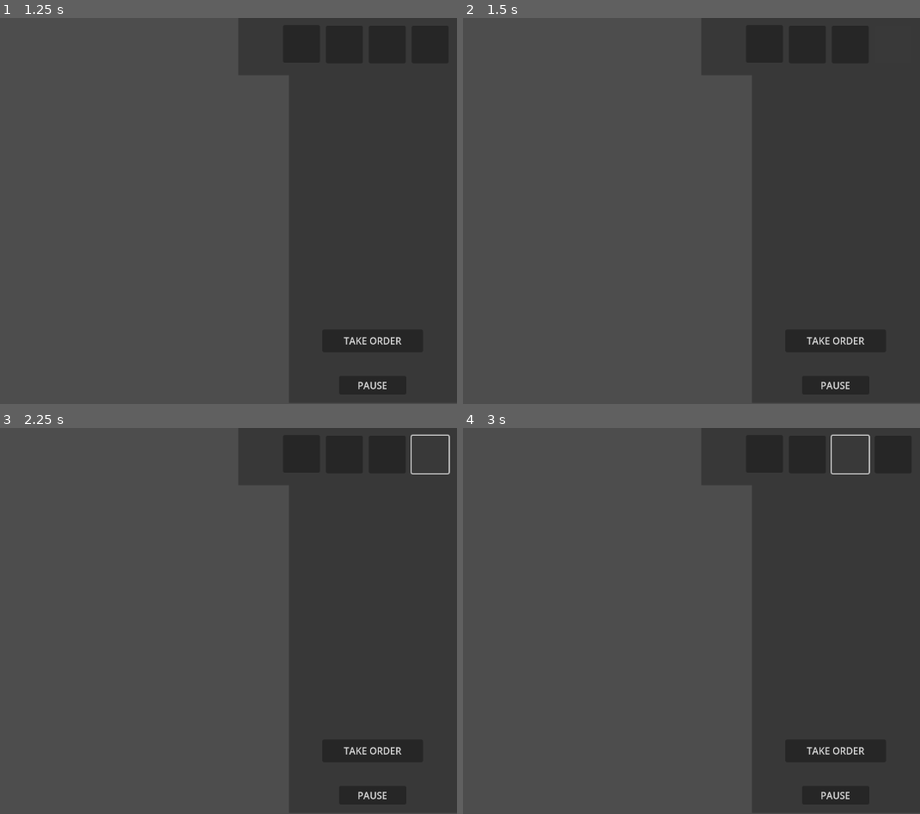
Above: before the commit, frames 1-4 (two rows, left to right).
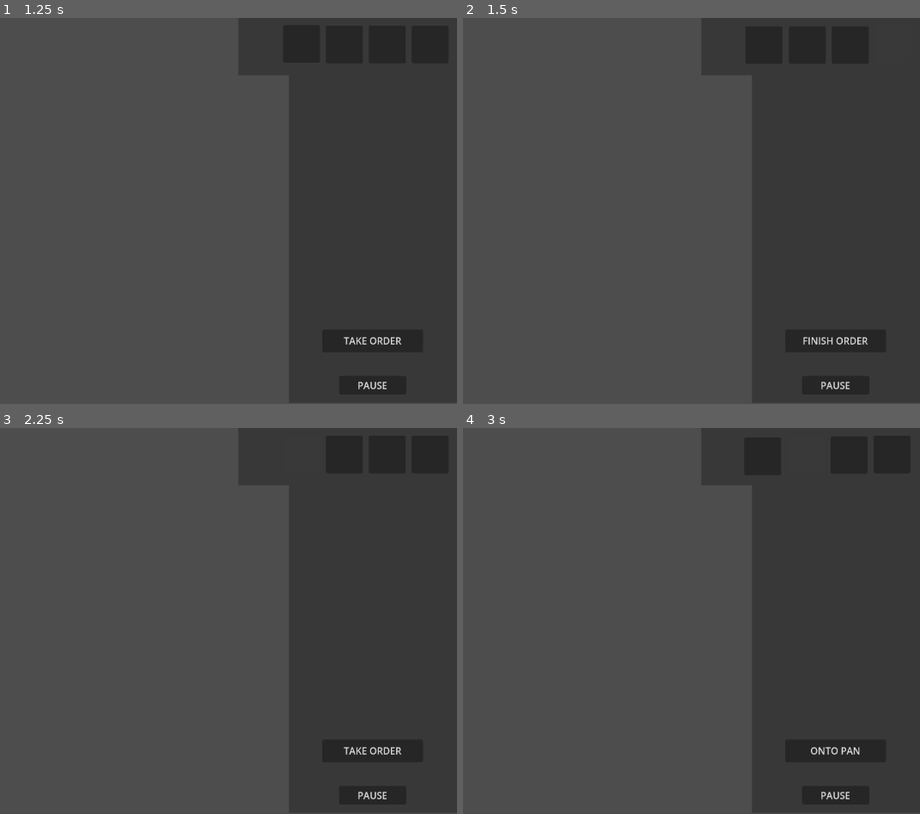
Above: after the commit, the same moments.

Repository: trishadar/PapasRotiria
Game: Godot game, scene res://main.tscn
Two runs of this game, one before a commit and one after it. Both use one fixed random seed, a clock stepped at 60 frames per second and the inputs below.
Inputs (mouse positions are in pixels of both pictures, inside the frame that each line leads up to; where the layout moved, square brackets give the same spot in the first picture):
- Up to frame 1 (1.25 s): click "START GAME" at 0.5 s
- Up to frame 2 (1.5 s): click (892, 45) at 1.25 s
- Up to frame 3 (2.25 s): click (301, 455) [429, 455] at 2 s
- Up to frame 4 (3 s): click (805, 455) [851, 455] at 2.75 s

Frame 1 is identical in both runs. In frame 2, 0.2% of the frame differs, in the area x 74-89%, y 82-85%; in frame 3, 0.1%; in frame 4, 0.3%, in the area x 75-90%, y 1-85%.

Commit message:
hfdgvzsdgds

Diff:
--- /dev/null
+++ b/project/cook.gd
@@ -0,0 +1,16 @@
+extends Node2D
+
+func _on_order_button_pressed() -> void:
+	get_tree().change_scene_to_file("res://order.tscn")
+
+
+func _on_roll_button_pressed() -> void:
+	get_tree().change_scene_to_file("res://roll.tscn")
+
+
+func _on_cook_button_pressed() -> void:
+	get_tree().change_scene_to_file("res://cook.tscn")
+
+
+func _on_curry_button_pressed() -> void:
+	get_tree().change_scene_to_file("res://curry.tscn")
--- a/project/cook.tscn
+++ b/project/cook.tscn
@@ -1,3 +1,64 @@
-[gd_scene format=3 uid="uid://cus2uri4avjoi"]
+[gd_scene load_steps=3 format=3 uid="uid://cus2uri4avjoi"]
+
+[ext_resource type="Script" uid="uid://8s3t3it0dyfn" path="res://cook.gd" id="1_6u6uf"]
+
+[sub_resource type="CanvasTexture" id="CanvasTexture_pupwl"]
 
 [node name="cook" type="Node2D"]
+script = ExtResource("1_6u6uf")
+
+[node name="orderButton" type="Button" parent="."]
+offset_left = 858.0
+offset_top = 16.0
+offset_right = 920.0
+offset_bottom = 79.0
+
+[node name="rollButton" type="Button" parent="."]
+offset_left = 929.0
+offset_top = 15.0
+offset_right = 991.0
+offset_bottom = 78.0
+
+[node name="cookButton" type="Button" parent="."]
+offset_left = 1004.0
+offset_top = 14.0
+offset_right = 1066.0
+offset_bottom = 77.0
+
+[node name="curryButton" type="Button" parent="."]
+offset_left = 1076.0
+offset_top = 13.0
+offset_right = 1138.0
+offset_bottom = 76.0
+
+[node name="takeOrderButton" type="Button" parent="."]
+offset_left = 926.0
+offset_top = 523.0
+offset_right = 1095.0
+offset_bottom = 561.0
+
+[node name="pauseButton" type="Button" parent="."]
+offset_left = 954.0
+offset_top = 601.0
+offset_right = 1067.0
+offset_bottom = 632.0
+text = "PAUSE"
+
+[node name="Sprite2D" type="Sprite2D" parent="."]
+modulate = Color(0.219501, 0.219501, 0.219501, 1)
+z_index = -5
+position = Vector2(1011, 370.568)
+scale = Vector2(-282.818, 551.227)
+texture = SubResource("CanvasTexture_pupwl")
+
+[node name="Sprite2D2" type="Sprite2D" parent="."]
+modulate = Color(0.219501, 0.219501, 0.219501, 1)
+z_index = -5
+position = Vector2(968.727, 48.2955)
+scale = Vector2(-367.364, 95.7728)
+texture = SubResource("CanvasTexture_pupwl")
+
+[connection signal="pressed" from="orderButton" to="." method="_on_order_button_pressed"]
+[connection signal="pressed" from="rollButton" to="." method="_on_roll_button_pressed"]
+[connection signal="pressed" from="cookButton" to="." method="_on_cook_button_pressed"]
+[connection signal="pressed" from="curryButton" to="." method="_on_curry_button_pressed"]
--- /dev/null
+++ b/project/curry.gd
@@ -0,0 +1,16 @@
+extends Node2D
+
+func _on_order_button_pressed() -> void:
+	get_tree().change_scene_to_file("res://order.tscn")
+
+
+func _on_roll_button_pressed() -> void:
+	get_tree().change_scene_to_file("res://roll.tscn")
+
+
+func _on_cook_button_pressed() -> void:
+	get_tree().change_scene_to_file("res://cook.tscn")
+
+
+func _on_curry_button_pressed() -> void:
+	get_tree().change_scene_to_file("res://curry.tscn")
--- a/project/curry.tscn
+++ b/project/curry.tscn
@@ -1,39 +1,42 @@
-[gd_scene load_steps=2 format=3 uid="uid://bn7aqby5pen6l"]
+[gd_scene load_steps=3 format=3 uid="uid://bn7aqby5pen6l"]
+
+[ext_resource type="Script" uid="uid://dm1rn3g01ksdo" path="res://curry.gd" id="1_kx0aq"]
 
 [sub_resource type="CanvasTexture" id="CanvasTexture_uvy32"]
 
 [node name="curry" type="Node2D"]
+script = ExtResource("1_kx0aq")
 
 [node name="orderButton" type="Button" parent="."]
-offset_left = 1076.0
-offset_top = 13.0
-offset_right = 1138.0
-offset_bottom = 76.0
+offset_left = 859.0
+offset_top = 14.0
+offset_right = 921.0
+offset_bottom = 77.0
 
 [node name="rollButton" type="Button" parent="."]
-offset_left = 1004.0
-offset_top = 13.0
-offset_right = 1066.0
-offset_bottom = 76.0
+offset_left = 932.0
+offset_top = 14.0
+offset_right = 994.0
+offset_bottom = 77.0
 
 [node name="cookButton" type="Button" parent="."]
-offset_left = 932.0
-offset_top = 13.0
-offset_right = 994.0
-offset_bottom = 76.0
+offset_left = 1004.0
+offset_top = 14.0
+offset_right = 1066.0
+offset_bottom = 77.0
 
 [node name="curryButton" type="Button" parent="."]
-offset_left = 860.0
-offset_top = 12.0
-offset_right = 922.0
-offset_bottom = 75.0
+offset_left = 1076.0
+offset_top = 11.0
+offset_right = 1138.0
+offset_bottom = 74.0
 
 [node name="takeOrderButton" type="Button" parent="."]
 offset_left = 926.0
 offset_top = 523.0
 offset_right = 1095.0
 offset_bottom = 561.0
-text = "TAKE ORDER"
+text = "FINISH ORDER"
 
 [node name="pauseButton" type="Button" parent="."]
 offset_left = 954.0
@@ -55,3 +58,8 @@
 position = Vector2(968.727, 48.2955)
 scale = Vector2(-367.364, 95.7728)
 texture = SubResource("CanvasTexture_uvy32")
+
+[connection signal="pressed" from="orderButton" to="." method="_on_order_button_pressed"]
+[connection signal="pressed" from="rollButton" to="." method="_on_roll_button_pressed"]
+[connection signal="pressed" from="cookButton" to="." method="_on_cook_button_pressed"]
+[connection signal="pressed" from="curryButton" to="." method="_on_curry_button_pressed"]
--- /dev/null
+++ b/project/roll.gd
@@ -0,0 +1,16 @@
+extends Node2D
+
+func _on_order_button_pressed() -> void:
+	get_tree().change_scene_to_file("res://order.tscn")
+
+
+func _on_roll_button_pressed() -> void:
+	get_tree().change_scene_to_file("res://roll.tscn")
+
+
+func _on_cook_button_pressed() -> void:
+	get_tree().change_scene_to_file("res://cook.tscn")
+
+
+func _on_curry_button_pressed() -> void:
+	get_tree().change_scene_to_file("res://curry.tscn")
--- a/project/roll.tscn
+++ b/project/roll.tscn
@@ -1,3 +1,65 @@
-[gd_scene format=3 uid="uid://cn2d54ksqsmb8"]
+[gd_scene load_steps=3 format=3 uid="uid://cn2d54ksqsmb8"]
+
+[ext_resource type="Script" uid="uid://5vtg55qc4am8" path="res://roll.gd" id="1_us4ls"]
+
+[sub_resource type="CanvasTexture" id="CanvasTexture_2633c"]
 
 [node name="roll" type="Node2D"]
+script = ExtResource("1_us4ls")
+
+[node name="orderButton" type="Button" parent="."]
+offset_left = 857.0
+offset_top = 16.0
+offset_right = 919.0
+offset_bottom = 79.0
+
+[node name="rollButton" type="Button" parent="."]
+offset_left = 931.0
+offset_top = 15.0
+offset_right = 993.0
+offset_bottom = 78.0
+
+[node name="cookButton" type="Button" parent="."]
+offset_left = 1002.0
+offset_top = 14.0
+offset_right = 1064.0
+offset_bottom = 77.0
+
+[node name="curryButton" type="Button" parent="."]
+offset_left = 1074.0
+offset_top = 13.0
+offset_right = 1136.0
+offset_bottom = 76.0
+
+[node name="takeOrderButton" type="Button" parent="."]
+offset_left = 926.0
+offset_top = 523.0
+offset_right = 1095.0
+offset_bottom = 561.0
+text = "ONTO PAN"
+
+[node name="pauseButton" type="Button" parent="."]
+offset_left = 954.0
+offset_top = 601.0
+offset_right = 1067.0
+offset_bottom = 632.0
+text = "PAUSE"
+
+[node name="Sprite2D" type="Sprite2D" parent="."]
+modulate = Color(0.219501, 0.219501, 0.219501, 1)
+z_index = -5
+position = Vector2(1011, 370.568)
+scale = Vector2(-282.818, 551.227)
+texture = SubResource("CanvasTexture_2633c")
+
+[node name="Sprite2D2" type="Sprite2D" parent="."]
+modulate = Color(0.219501, 0.219501, 0.219501, 1)
+z_index = -5
+position = Vector2(968.727, 48.2955)
+scale = Vector2(-367.364, 95.7728)
+texture = SubResource("CanvasTexture_2633c")
+
+[connection signal="pressed" from="orderButton" to="." method="_on_order_button_pressed"]
+[connection signal="pressed" from="rollButton" to="." method="_on_roll_button_pressed"]
+[connection signal="pressed" from="cookButton" to="." method="_on_cook_button_pressed"]
+[connection signal="pressed" from="curryButton" to="." method="_on_curry_button_pressed"]
Not shown, added: project/cook.gd.uid
Not shown, added: project/curry.gd.uid
Not shown, added: project/roll.gd.uid
